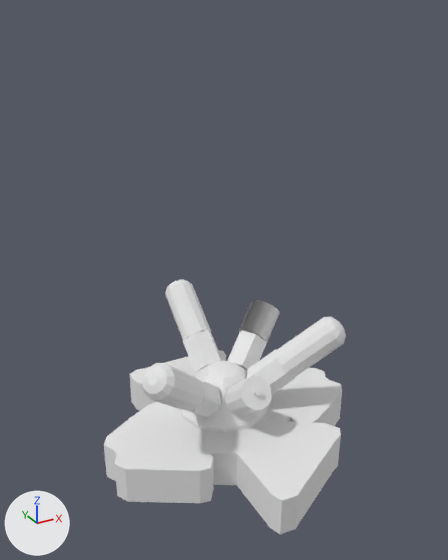
The COLLADA model objects3d/ground_turret_grenadeDrone.dae: old version first, new version second.
One viewpoint serves both versions: a 50 mm lens placed at (-54.5, -99.6, 87.8), pointed at (-0.6, -1.5, 38.8). Every picture has the same lights, and +X, +Y and +Z are marked at lower left. Where no turn or scale is listed for an object, it has been applied to the vertices.

Objects in the first picture: 'TurretBase'.
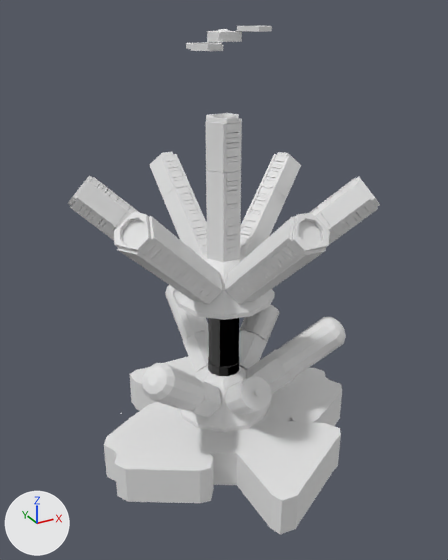
The newer file is also rescaled (x0.503), turned or shifted as a whole; pictures and numbers use the older file's frame.

The change, as JSON lines over the scene's bpy script:
```json
{"op": "add", "block": "me_turretheadmesh", "code": ["me_turretheadmesh = bpy.data.meshes.new('TurretHeadMesh')", "me_turretheadmesh.from_pydata(...)  # 4860 vertices, 9450 faces; spans x -26.6..26.2, y -29.5..28.8, z -9.2..44.8", "me_turretheadmesh.materials.append(mat_02___default)  # its picture is missing"]}
{"op": "add", "block": "me_droneminelaunchprojmesh", "code": ["me_droneminelaunchprojmesh = bpy.data.meshes.new('DroneMineLaunchProjMesh')", "me_droneminelaunchprojmesh.from_pydata(...)  # 171 vertices, 330 faces; spans x -8.3..8.0, y -6.2..8.2, z -1.7..2.4", "me_droneminelaunchprojmesh.materials.append(mat_02___default)  # its picture is missing"]}
{"op": "add", "block": "ob_turrethead", "code": ["ob_turrethead = bpy.data.objects.new('TurretHead', me_turretheadmesh)", "ob_turrethead.location = (0.7, 0.8, 25.0)"]}
{"op": "add", "block": "ob_droneminelaunchproj", "code": ["ob_droneminelaunchproj = bpy.data.objects.new('DroneMineLaunchProj', me_droneminelaunchprojmesh)", "ob_droneminelaunchproj.location = (0.8, 1.2, 82.4)"]}
```

Where the change shows, as pixel boxes [x1, y1, x2, y2] in the pictures (448 x 560 px):
```json
{"object": "TurretHead", "change": "added", "after": [68, 113, 380, 376]}
{"object": "DroneMineLaunchProj", "change": "added", "after": [186, 25, 272, 51]}
```
